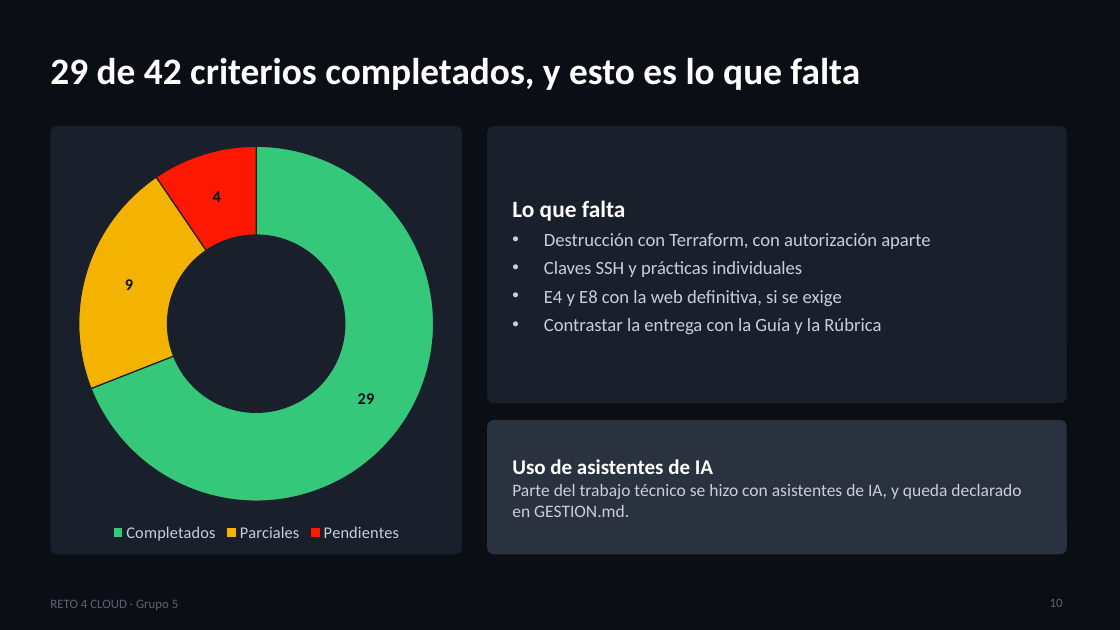
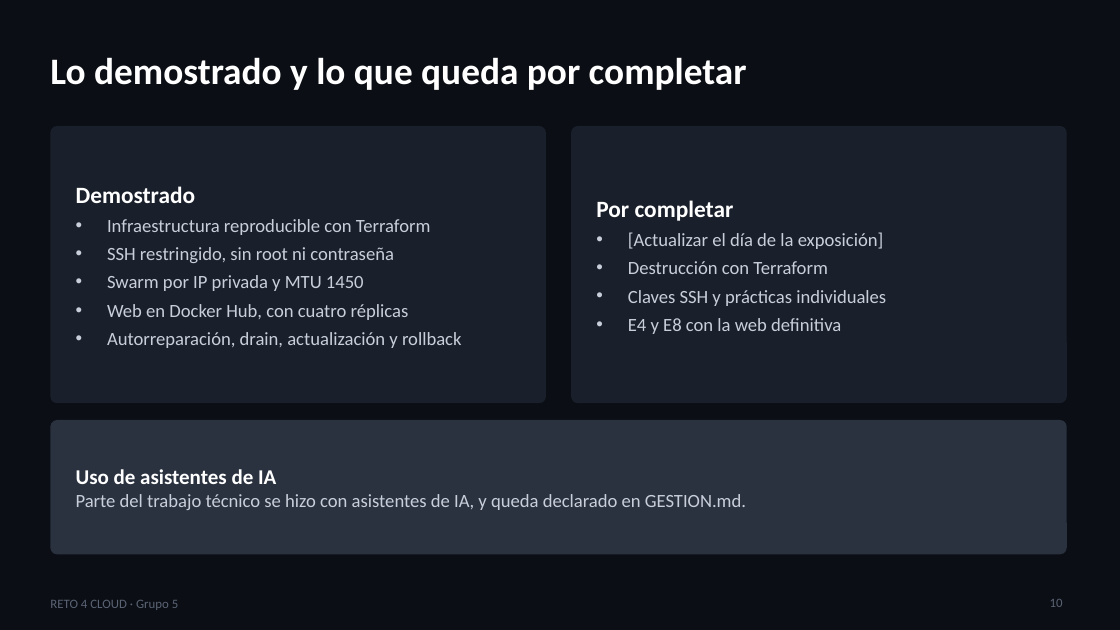
Before and after one commit to Lq922466/reto4-cloud-G5, a slide deck: slide 10 of entrega/presentacion-cloud-g5.pptx. Drawn at 1120x630 pixels with LibreOffice and Linux fonts; fonts in the diff are those of the drawing. Boxes give left, top, right and bottom in pixels: in the first picture for what was removed or moved away, otherwise in the second. Text is boxed around its words. In the diff, an @@ line names an element or a change of style, - is before the commit and + after.

```diff
--- a/entrega/presentacion-cloud-g5.pptx
+++ b/entrega/presentacion-cloud-g5.pptx
@@ title at [50,57,747,90]: text changed @@
-29 de 42 criterios completados, y esto es lo que falta
+Lo demostrado y lo que queda por completar
@@ rounded rectangle: place and size @@
-rounded rectangle at [50,126,462,555]
+rounded rectangle at [50,126,546,403]
@@ rounded rectangle at [50,126,546,403]: proportions changed @@
@@ doughnut chart removed at [67,134,445,546] @@
-categories: Completados, Parciales, Pendientes
-Series 1: 29, 9, 4
@@ rounded rectangle: place and size @@
-rounded rectangle at [487,126,1067,403]
+rounded rectangle at [571,126,1067,403]
@@ text "Por completar": place and size @@
-text "Por completar" at [512,200,930,334]
+text "Por completar" at [596,200,886,334]
@@ text added at [76,186,462,348], 16 pt, text #C9CFDA @@
+Demostrado
+• Infraestructura reproducible con Terraform
+• SSH restringido, sin root ni contraseña
+• Swarm por IP privada y MTU 1450
+• Web en Docker Hub, con cuatro réplicas
+• Autorreparación, drain, actualización y rollback
@@ text at [596,200,884,274]: text changed @@
-Lo que falta
-• Destrucción con Terraform, con autorización aparte
+Por completar
+• [Actualizar el día de la exposición]
+• Destrucción con Terraform
@@ text at [628,318,841,334]: text changed @@
-• E4 y E8 con la web definitiva, si se exige
-• Contrastar la entrega con la Guía y la Rúbrica
+• E4 y E8 con la web definitiva
@@ rounded rectangle: place and size @@
-rounded rectangle at [487,420,1067,555]
+rounded rectangle at [50,420,1067,555]
@@ text "Uso de asistentes de IA": place and size @@
-text "Uso de asistentes de IA" at [512,459,1021,517]
+text "Uso de asistentes de IA" at [76,469,746,510]
@@ text at [76,494,746,510]: size 15 to 16 pt in "Parte del trabajo técnico se hizo con ..." @@
```
Also in this commit, not shown: 3 other slides changed, 1 slide added, 1 slide removed, 16 other files.
